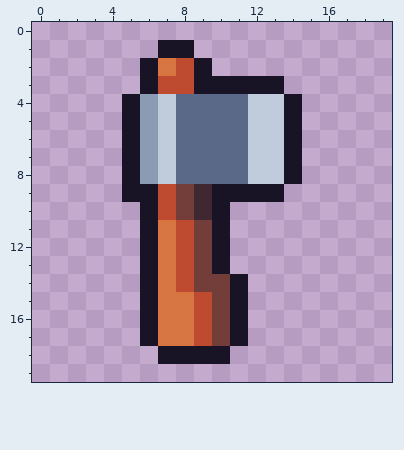
File history of a pixel-art sprite, Assets/Graphics/Characters/Skeleton/red_goblin_axe.png. That is the earlier state.
The file is 20x20 pixels. Colours within 5 levels of each other are drawn and written as one.
The same view after the edit:
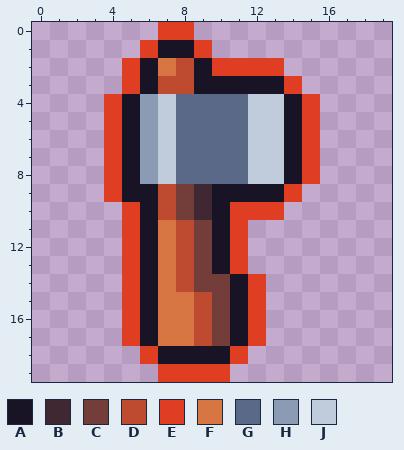
Palette (. is transparent): A #181425  B #3f2832  C #733e39  D #be4a2f  E #df3e23  F #d77643  G #5a6988  H #8b9bb4  J #c0cbdc
From old to new:
The edit adds colour E in row 0 at x 7 to 8; in row 1 at x 6 and 9; in row 2 at x 5 and 10 to 13; in row 3 at x 5 and 14; in rows 4 to 8 at x 4 and 15; in row 9 at x 4 and 14.
The edit adds colour E in row 10 at x 5 and 11 to 13; in rows 11 to 13 at x 5 and 11; in rows 14 to 17 at x 5 and 12; in row 18 at x 6 and 11; in row 19 at x 7 to 10.
